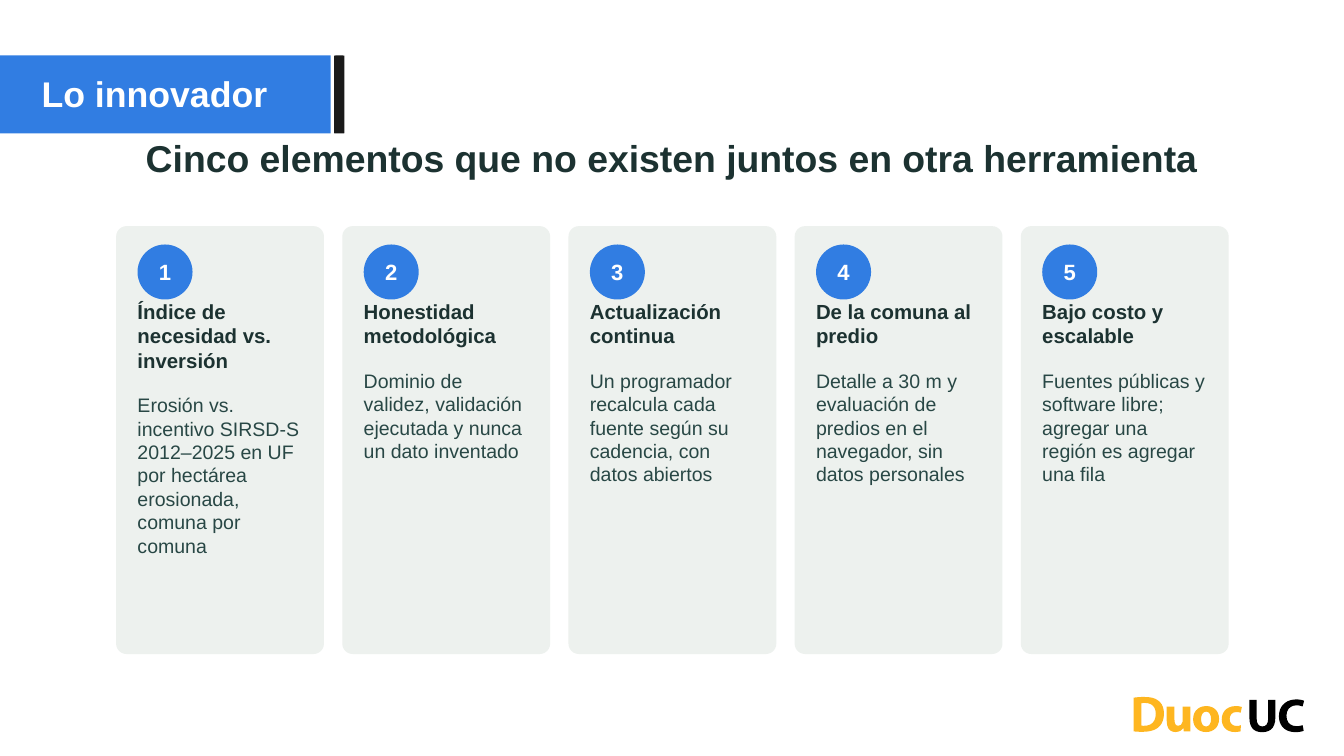
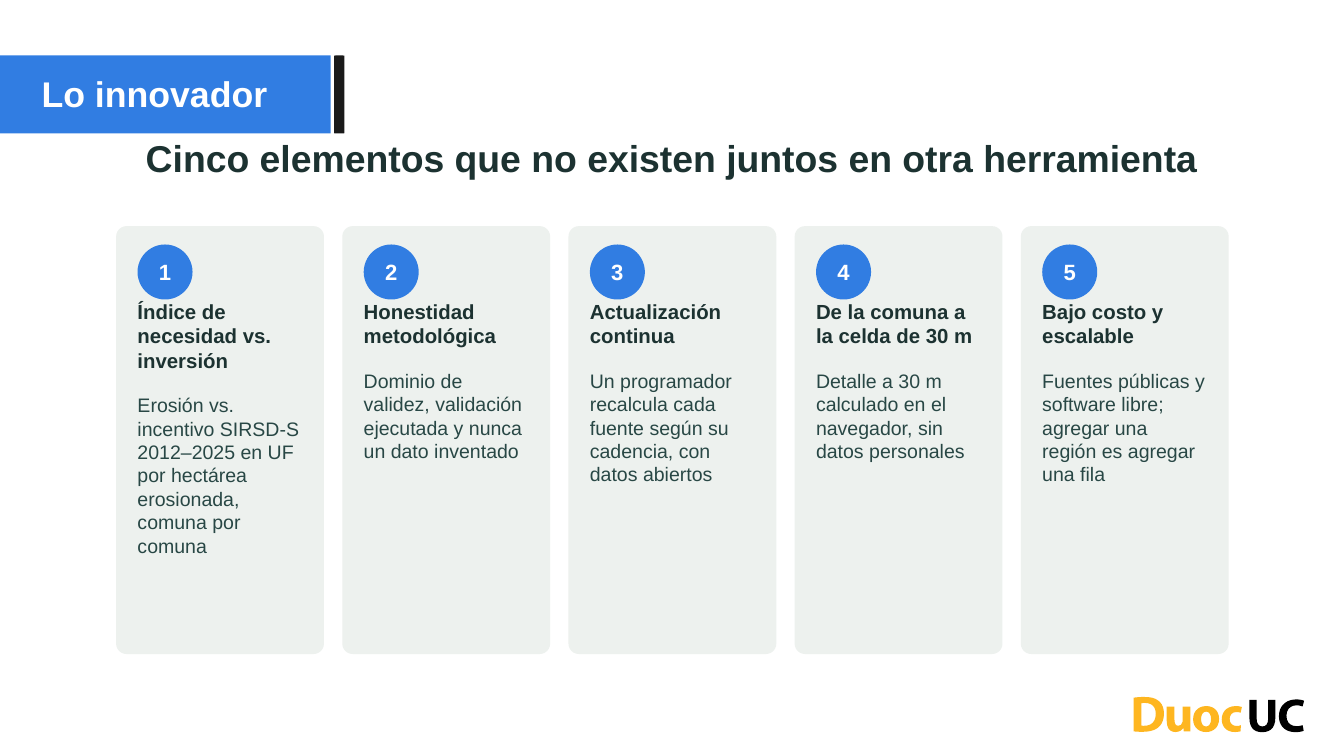
Before and after one commit to Baisuke/TerraFoco, a slide deck: slide 13 of Fase2/Evidencias Grupales/TerraFoco - Arquitectura 41 e innovacion (1).pptx. Drawn at 1344x756 pixels with LibreOffice and Linux fonts; fonts in the diff are those of the drawing; background and template pictures are left out. Boxes give left, top, right and bottom in pixels: in the first picture for what was removed or moved away, otherwise in the second. Text is boxed around its words. In the diff, an @@ line names an element or a change of style, - is before the commit and + after.

Commit message:
Presentación de arquitectura e innovación con el alcance de la versión de título
Textos de las láminas de procesos, escenarios, innovación y valor sin Mis
predios, y las vistas 4+1 actualizadas.

```diff
--- a/Fase2/Evidencias Grupales/TerraFoco - Arquitectura 41 e innovacion (1).pptx
+++ b/Fase2/Evidencias Grupales/TerraFoco - Arquitectura 41 e innovacion (1).pptx
@@ text in rounded rectangle at [816,304,972,462]: text changed @@
-De la comuna al predio
-Detalle a 30 m y evaluación de predios en el navegador, sin datos personales
+De la comuna a la celda de 30 m
+Detalle a 30 m calculado en el navegador, sin datos personales
```
Also in this commit, not shown: 3 other slides changed.
